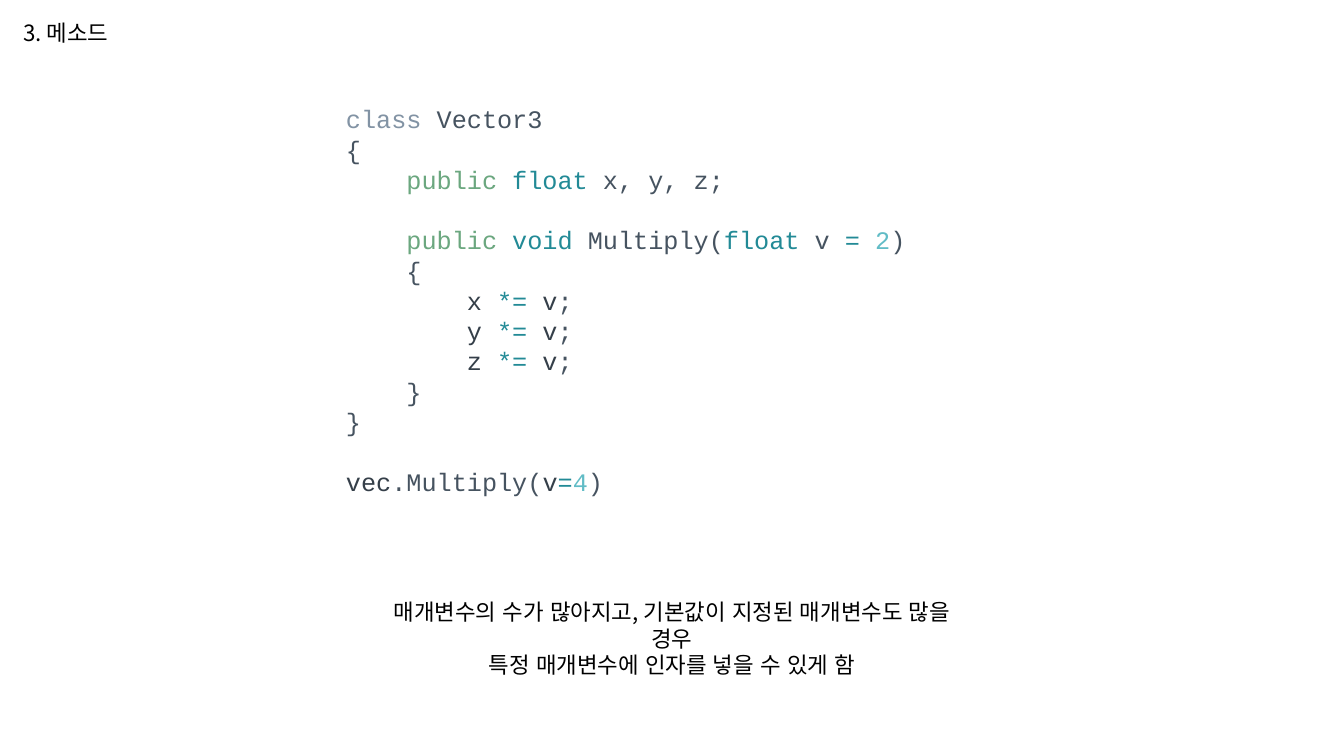
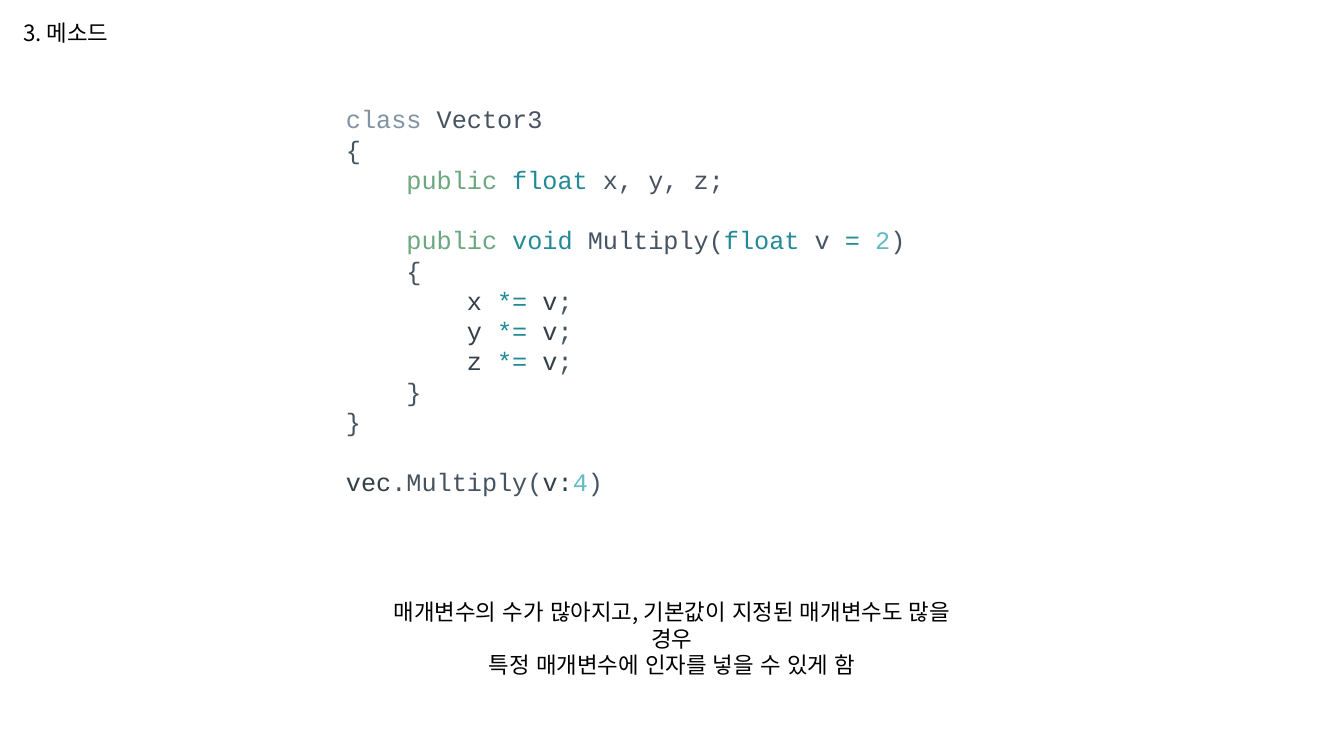
Before and after one commit to WooLyung/2023-Unity-CSharp, a slide deck: slide 31 of 2. 객체지향 기초.pptx. Drawn at 1344x756 pixels with LibreOffice and Linux fonts; fonts in the diff are those of the drawing. Boxes give left, top, right and bottom in pixels: in the first picture for what was removed or moved away, otherwise in the second. Text is boxed around its words. In the diff, an @@ line names an element or a change of style, - is before the commit and + after.

```diff
--- a/2. 객체지향 기초.pptx
+++ b/2. 객체지향 기초.pptx
@@ text at [346,473,603,497]: text changed @@
-vec.Multiply(v=4)
+vec.Multiply(v:4)
```
Also in this commit, not shown: 1 other file.
